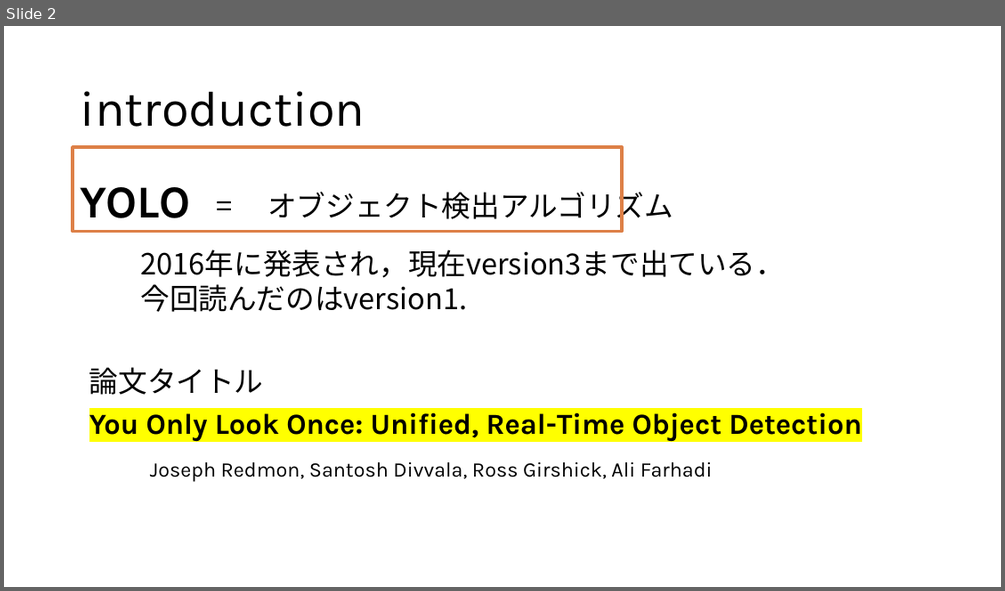
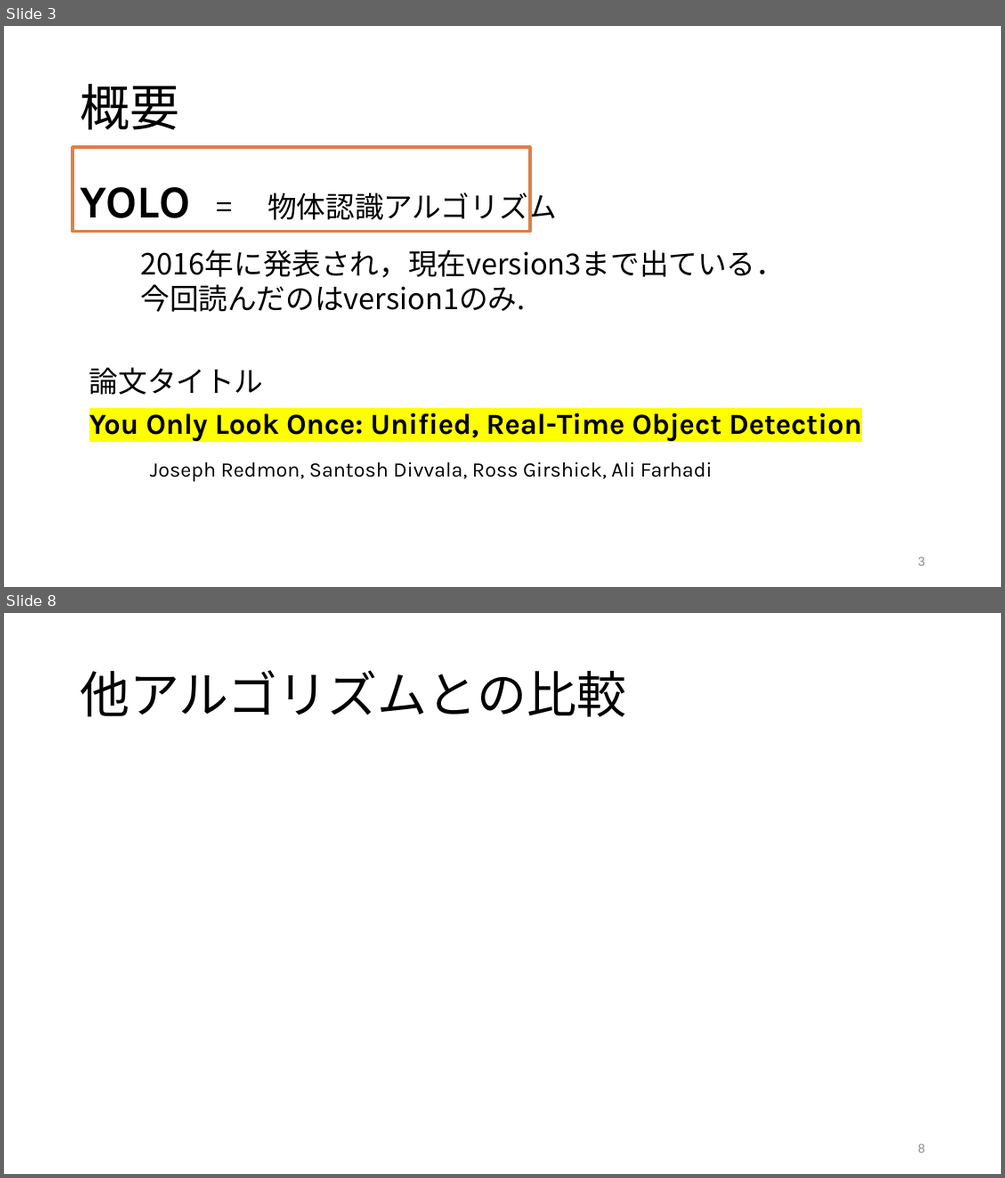
Before and after one commit to tackky/YOLO, a slide deck: yolo.pptx. Shown one above the other, each under a label of ours: slide 2 before the commit, slides 3 and 8 after it; the slides between them are not shown. The pictures are 1005x591 and 1005x1178 pixels, drawn with LibreOffice and Linux fonts; fonts in the diff are those of the drawing. Boxes give left, top, right and bottom in pixels: in the first picture for what was removed or moved away, otherwise in the second. Text is boxed around its words. In the diff, an @@ line names an element or a change of style, - is before the commit and + after.

```diff
--- a/yolo.pptx
+++ b/yolo.pptx
@@ slide 8 added at <box>4,613,1001,1174</box>, background #FFFFFF @@
@@ title added at <box>80,670,626,717</box>, 48 pt, text #000000 @@
+他アルゴリズムとの比較
@@ page number added at <box>918,1143,925,1152</box>, 12 pt, text #888888 @@
+8
@@ what was slide 2 is now slide 3 @@
@@ slide 3 changed as well @@
@@ title at <box>80,84,179,130</box>: text changed @@
-introduction
+概要
@@ rectangle: place and size @@
-rectangle at <box>73,147,623,232</box>
+rectangle at <box>73,147,531,232</box>
@@ text at <box>267,188,557,225</box>: text changed @@
-= オブジェクト検出アルゴリズム
+= 物体認識アルゴリズム
@@ text at <box>140,284,525,312</box>: text changed @@
-今回読んだのはversion1.
+今回読んだのはversion1のみ.
@@ page number added at <box>918,556,925,565</box>, 12 pt, text #888888 @@
+3
```
Also in this commit, not shown: 2 other slides changed, 5 other slides added, 1 slide removed, 2 other files.
